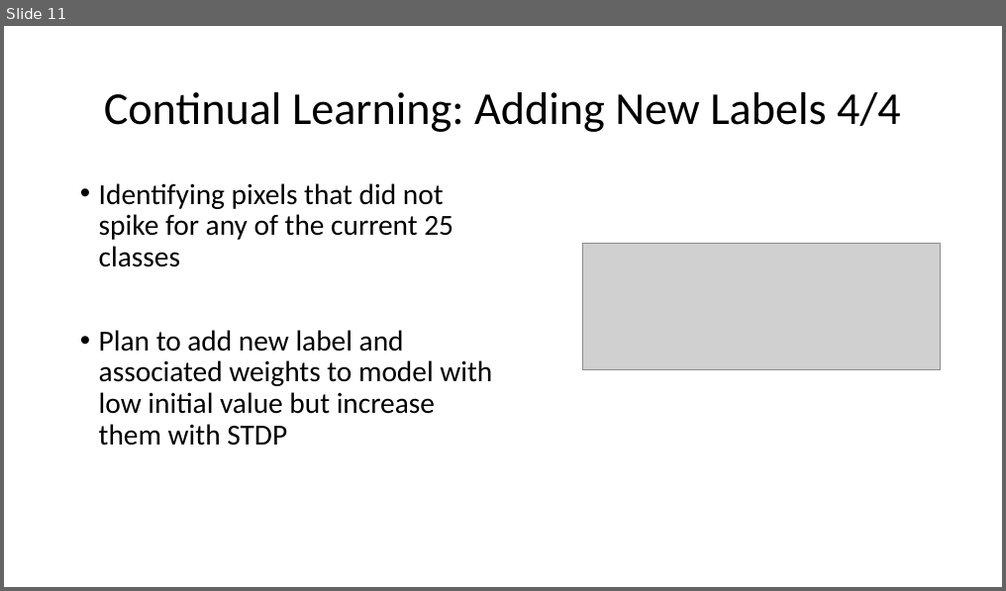
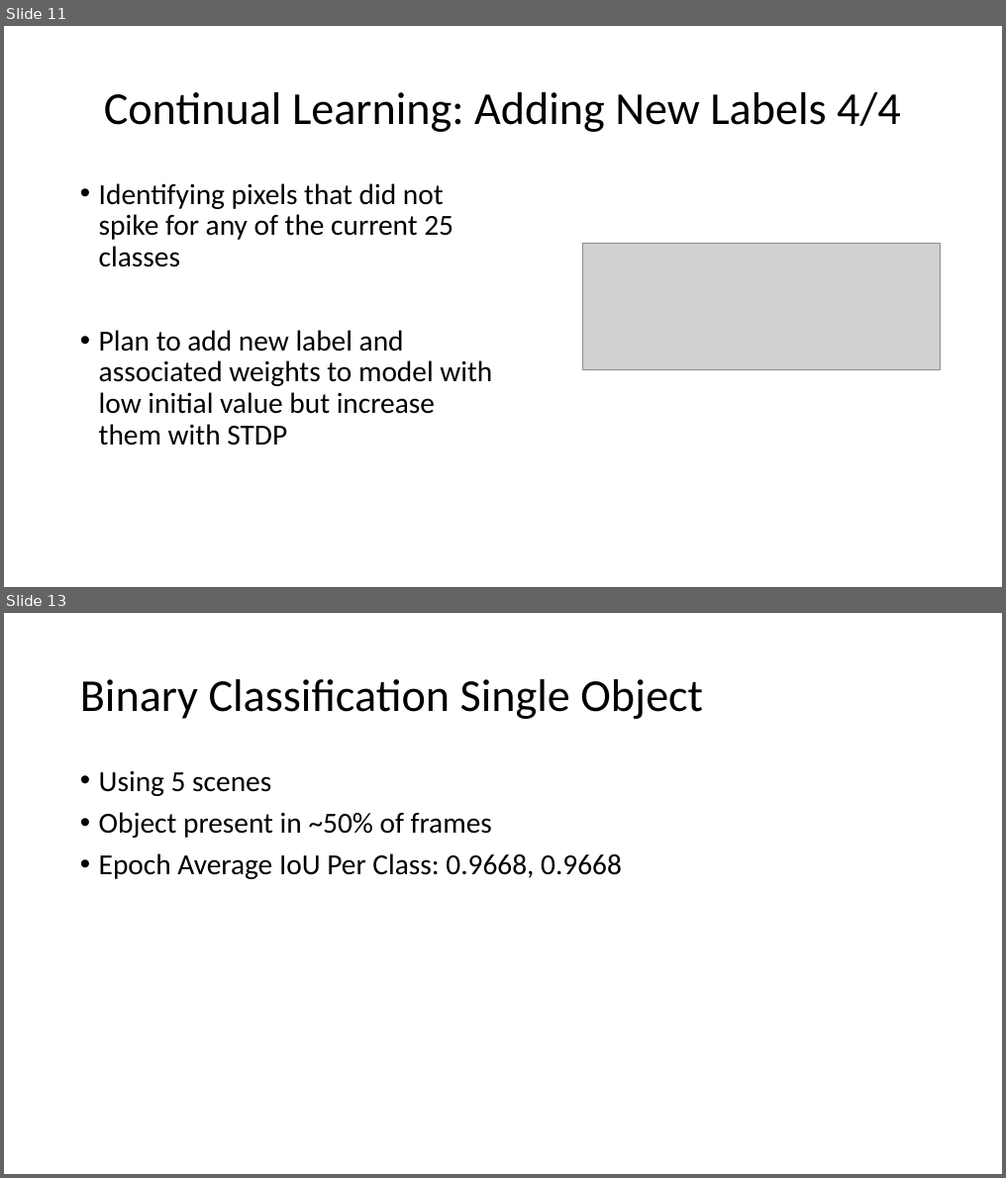
Before and after one commit to tarmst/snn, a slide deck: SNN.pptx. Shown one above the other, each under a label of ours: slide 11 before the commit, slides 11 and 13 after it; the slides between them are not shown. The pictures are 1006x591 and 1006x1178 pixels, drawn with LibreOffice and Linux fonts; fonts in the diff are those of the drawing; grey boxes stand for pictures. Boxes give left, top, right and bottom in pixels: in the first picture for what was removed or moved away, otherwise in the second. Text is boxed around its words. In the diff, an @@ line names an element or a change of style, - is before the commit and + after.

Commit message:
Single obj classification

```diff
--- a/SNN.pptx
+++ b/SNN.pptx
@@ slide 13 added at [4, 613, 1002, 1174], background #FFFFFF @@
@@ title added at [80, 679, 703, 719], 44 pt, text #000000 @@
+Binary Classification Single Object
@@ text added at [99, 770, 622, 879], 28 pt, text #000000 @@
+• Using 5 scenes
+• Object present in ~50% of frames
+• Epoch Average IoU Per Class: 0.9668, 0.9668
```
Also in this commit, not shown: 1 slide changed, 2 other files.
